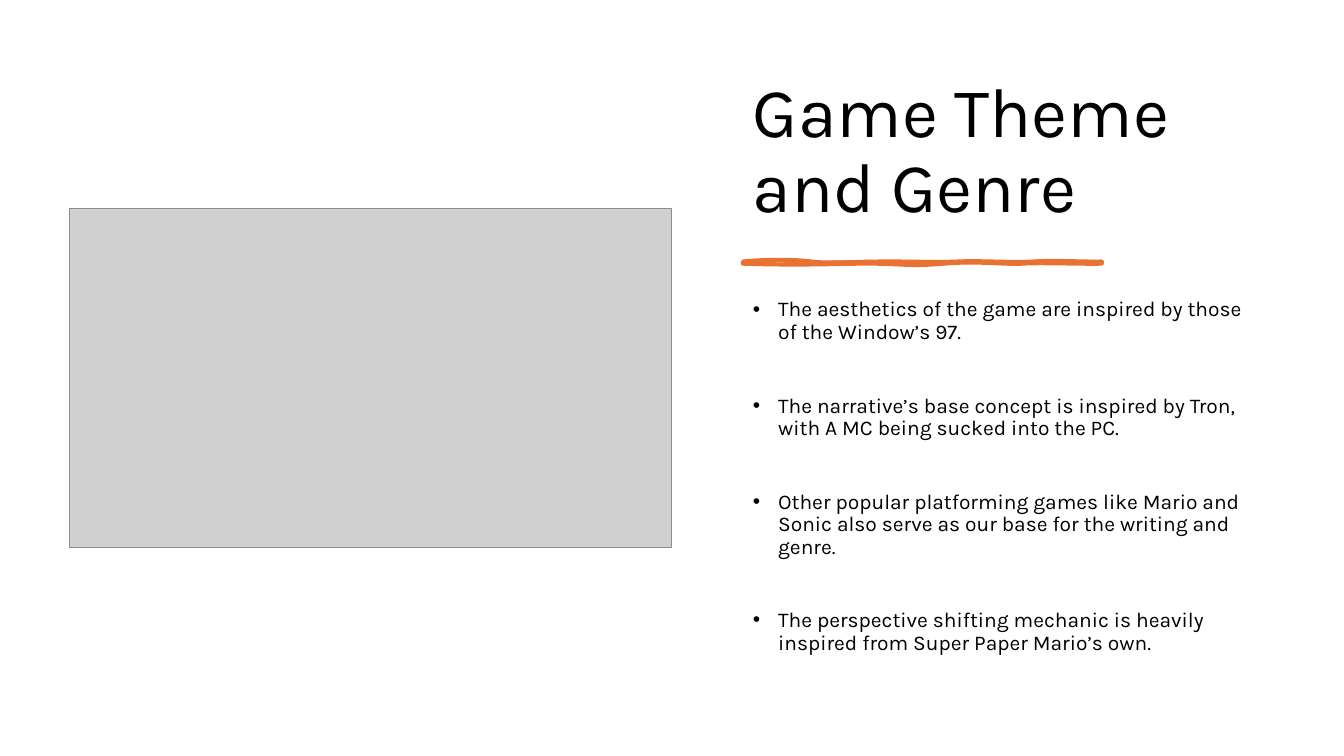
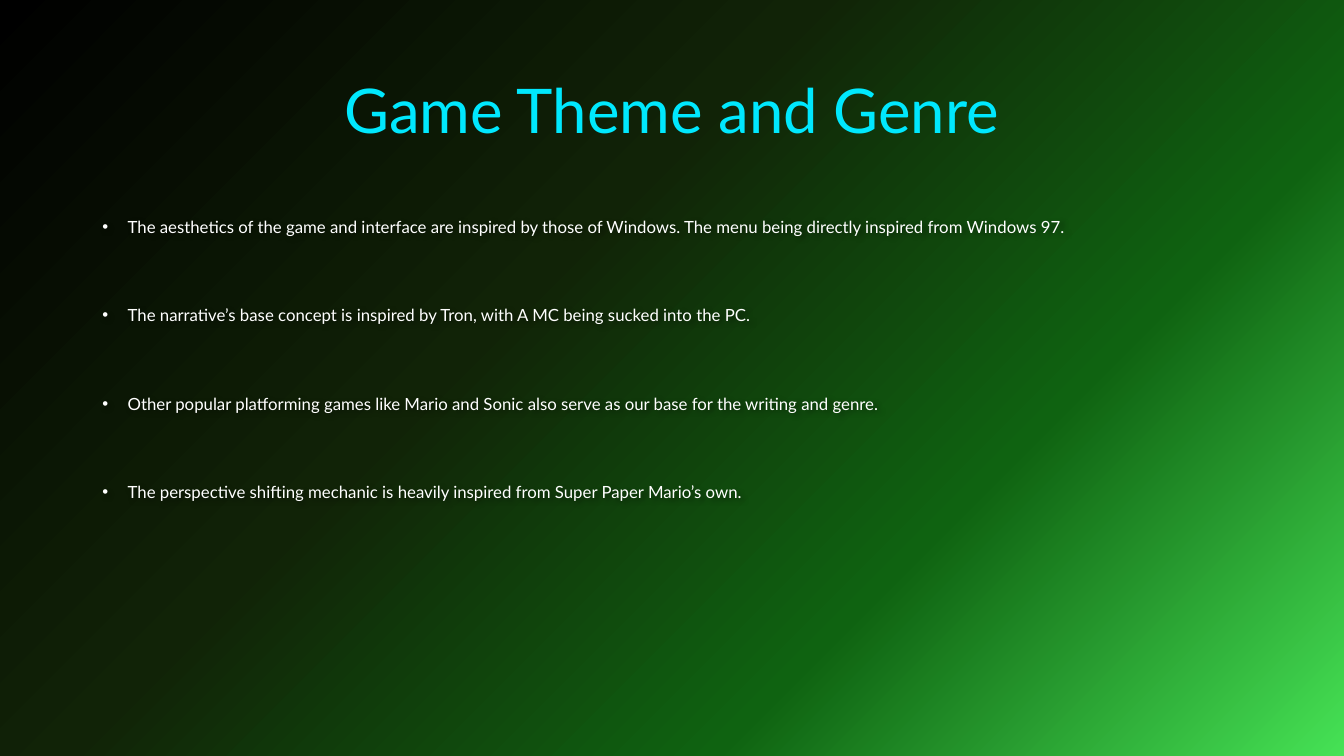
Before and after one commit to forrest10101/Portfolio-Platformer, a slide deck: slide 4 of TechnoSprint Pitch Presentation.pptx. Drawn at 1344x756 pixels with LibreOffice and Linux fonts; fonts in the diff are those of the drawing; grey boxes stand for pictures; background and template pictures are left out. Boxes give left, top, right and bottom in pixels: in the first picture for what was removed or moved away, otherwise in the second. Text is boxed around its words. In the diff, an @@ line names an element or a change of style, - is before the commit and + after.

Commit message:
Update 17/11/2026
Updated powerpoint to fix up issues, add new designs, fonts, and other new stuff.

```diff
--- a/TechnoSprint Pitch Presentation.pptx
+++ b/TechnoSprint Pitch Presentation.pptx
@@ background #FFFFFF to picture (left out) @@
@@ title "Game Theme and Genre": place and size @@
-title "Game Theme and Genre" at (753,89,1169,213)
+title "Game Theme and Genre" at (344,87,999,134)
@@ title "Game Theme and Genre" at (344,87,999,134): size 50 to 44 pt, font Karla to Lato, text colour #000000 to gradient #00E8FE to #04B4C6, letter outline none to #011523 1.5 pt; alignment left to centre; vertical alignment bottom to middle @@
@@ picture removed at (70,209,671,547) @@
@@ text "The aesthetics of the game ...": place and size @@
-text "The aesthetics of the game ..." at (778,301,1242,655)
+text "The aesthetics of the game ..." at (128,220,1064,501)
@@ text at (128,220,1064,236): text changed; size 15 to 12 pt; font Karla to Lato; text colour #000000 to #FFFFFF @@
-• The aesthetics of the game are inspired by those of the Window’s 97.
+• The aesthetics of the game and interface are inspired by those of Windows. The menu being directly inspired from Windows 97.
@@ freeform shape removed at (743,262,1102,264) @@
@@ text at (128,308,878,501): size 15 to 12 pt, font Karla to Lato, text colour #000000 to #FFFFFF in "The narrative’s base concept is inspired by ...", "Other popular platforming games like Mario and ...", "The perspective shifting mechanic is heavily inspired ..."; line spacing 0.9 to 1.5 @@
```
Also in this commit, not shown: 13 other slides changed, 3 other files.
